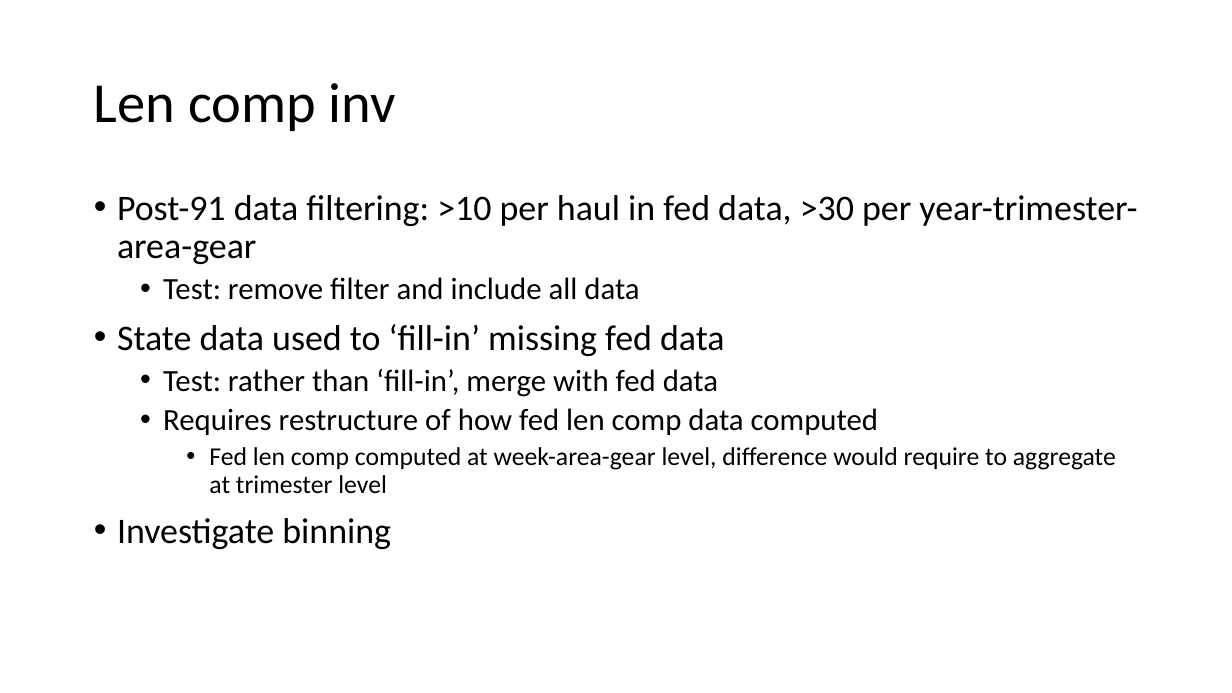
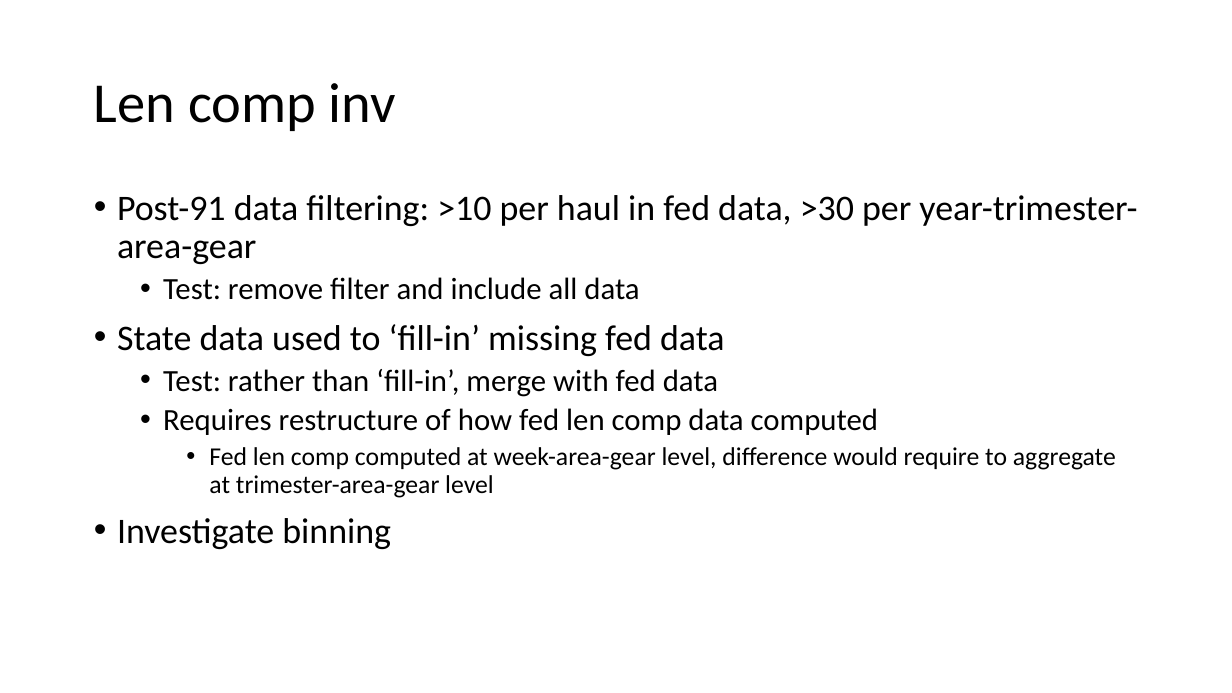
Before and after one commit to pete-hulson/goa_pcod, a slide deck: slide 5 of 2024/presentation/sept_pt/sept_pt_notes.pptx (slide 3 before the commit). Drawn at 1232x693 pixels with LibreOffice and Linux fonts; fonts in the diff are those of the drawing. Boxes give left, top, right and bottom in pixels: in the first picture for what was removed or moved away, otherwise in the second. Text is boxed around its words. In the diff, an @@ line names an element or a change of style, - is before the commit and + after.

```diff
--- a/2024/presentation/sept_pt/sept_pt_notes.pptx
+++ b/2024/presentation/sept_pt/sept_pt_notes.pptx
@@ text at <box>209,447,1116,498</box>: text changed @@
-    • Fed len comp computed at week-area-gear level, difference would require to aggregate at trimester level
+    • Fed len comp computed at week-area-gear level, difference would require to aggregate at trimester-area-gear level
```
Also in this commit, not shown: 2 other slides changed, 2 slides added.
